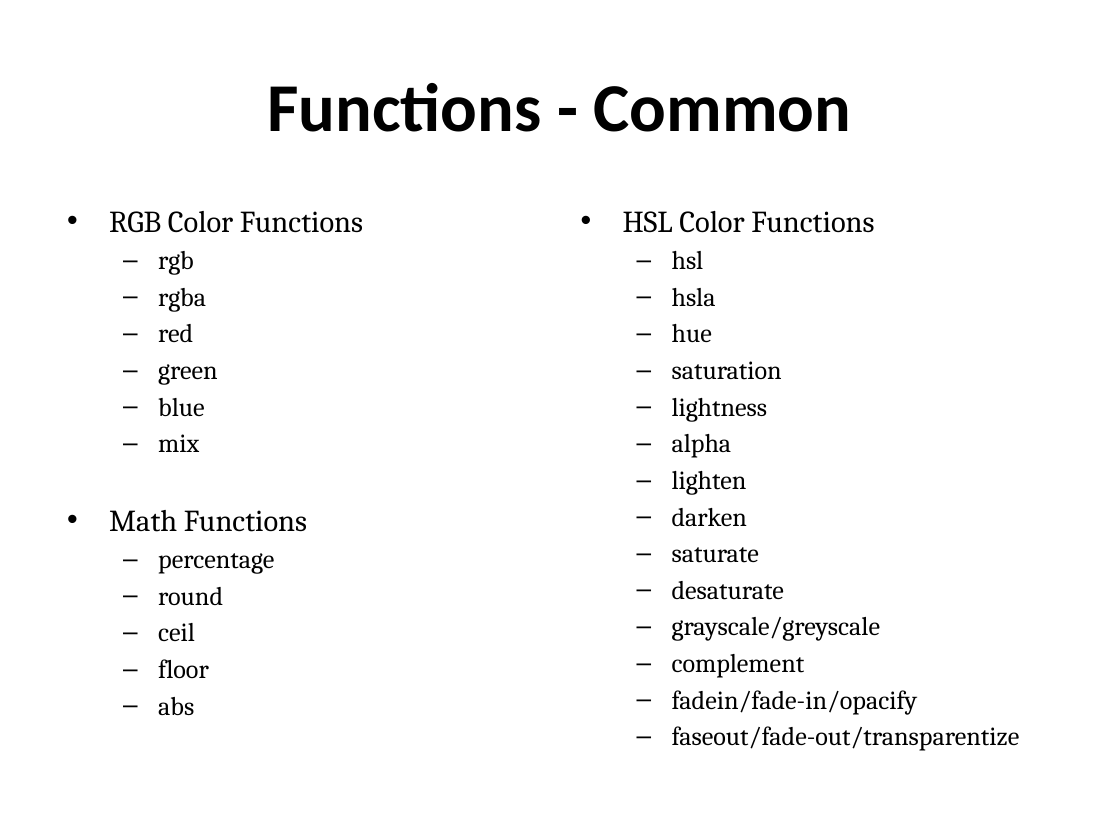
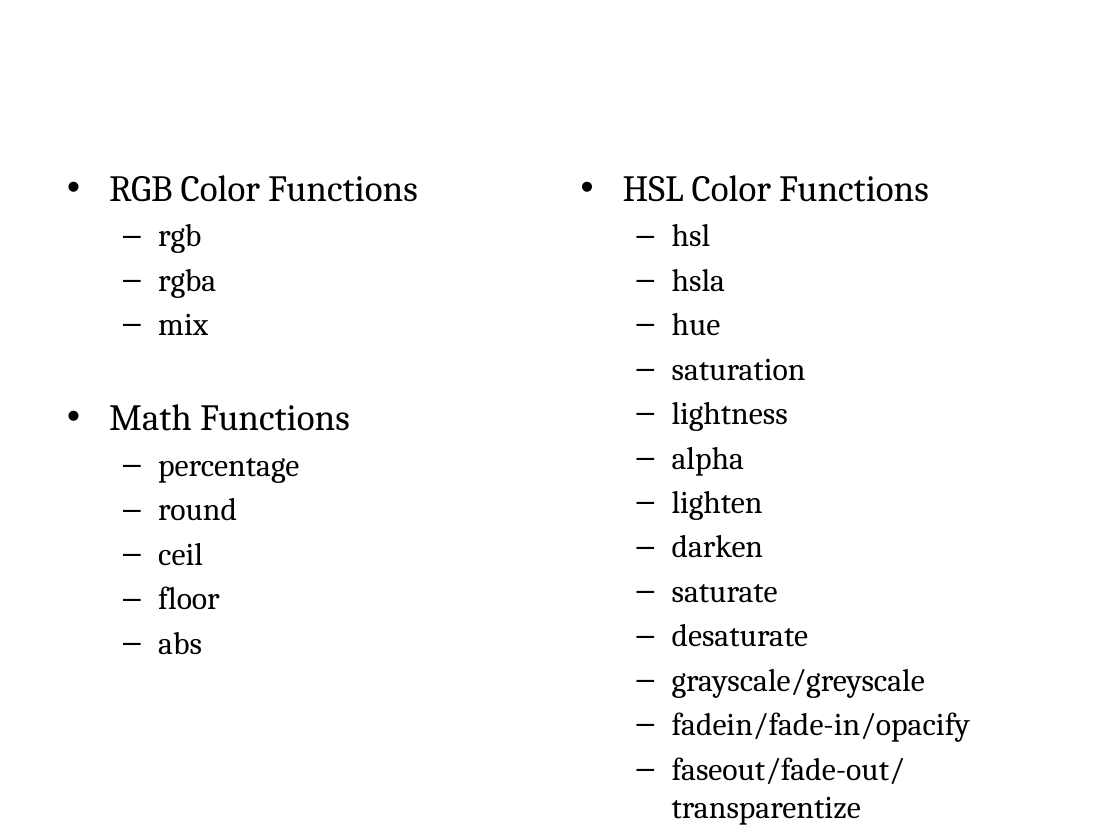
Before and after one commit to jacobladams/presentations, a slide deck: slide 41 of less-and-sass/Write LESS CSS and make it SASSier.pptx (slide 42 before the commit). Drawn at 1120x840 pixels with LibreOffice and Linux fonts; fonts in the diff are those of the drawing; background and template pictures are left out. Boxes give left, top, right and bottom in pixels: in the first picture for what was removed or moved away, otherwise in the second. Text is boxed around its words. In the diff, an @@ line names an element or a change of style, - is before the commit and + after.

Commit message:
Added slides and styles

```diff
--- a/less-and-sass/Write LESS CSS and make it SASSier.pptx
+++ b/less-and-sass/Write LESS CSS and make it SASSier.pptx
@@ title "Functions - Common": place and size @@
-title "Functions - Common" at (268, 83, 851, 132)
+title "Functions - Common" at (56, 9, 1064, 149)
@@ title "Functions - Common" at (56, 9, 1064, 149): text colour #000000 to #FFFFFF @@
@@ text "RGB Color Functions": place and size @@
-text "RGB Color Functions" at (109, 211, 363, 716)
+text "RGB Color Functions" at (109, 175, 418, 655)
@@ text "RGB Color Functions" at (109, 175, 418, 655): size 19.6 to 23.8 pt in "RGB Color Functions", "Math Functions"; size 16.8 to 20.4 pt in "rgb", "rgba", "mix", "percentage" and 4 more places @@
@@ text "HSL Color Functions": place and size @@
-text "HSL Color Functions" at (623, 211, 1020, 751)
+text "HSL Color Functions" at (623, 175, 970, 825)
@@ text "HSL Color Functions" at (623, 175, 970, 825): size 19.6 to 23.8 pt in "HSL Color Functions"; size 16.8 to 20.4 pt in "hsl", "hsla", "hue", "saturation" and 9 more places @@
@@ text at (158, 324, 218, 416): paragraphs removed @@
-  – red
-  – green
-  – blue
@@ text at (672, 654, 805, 678): paragraph removed @@
-  – complement
```
Also in this commit, not shown: 50 other slides changed, 11 slides added, 3 slides removed.
